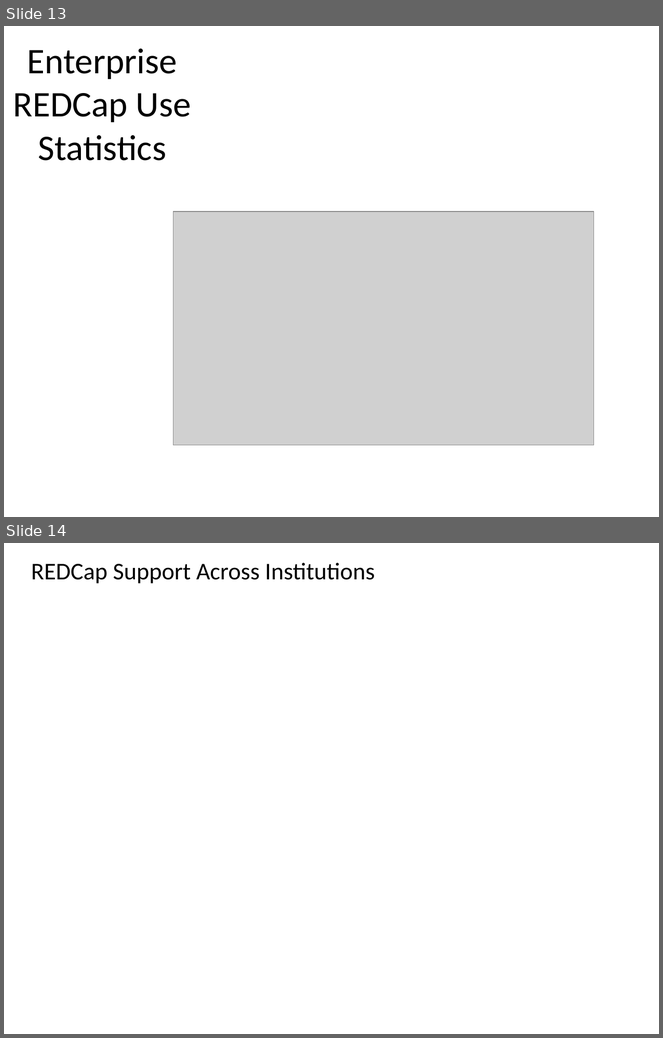
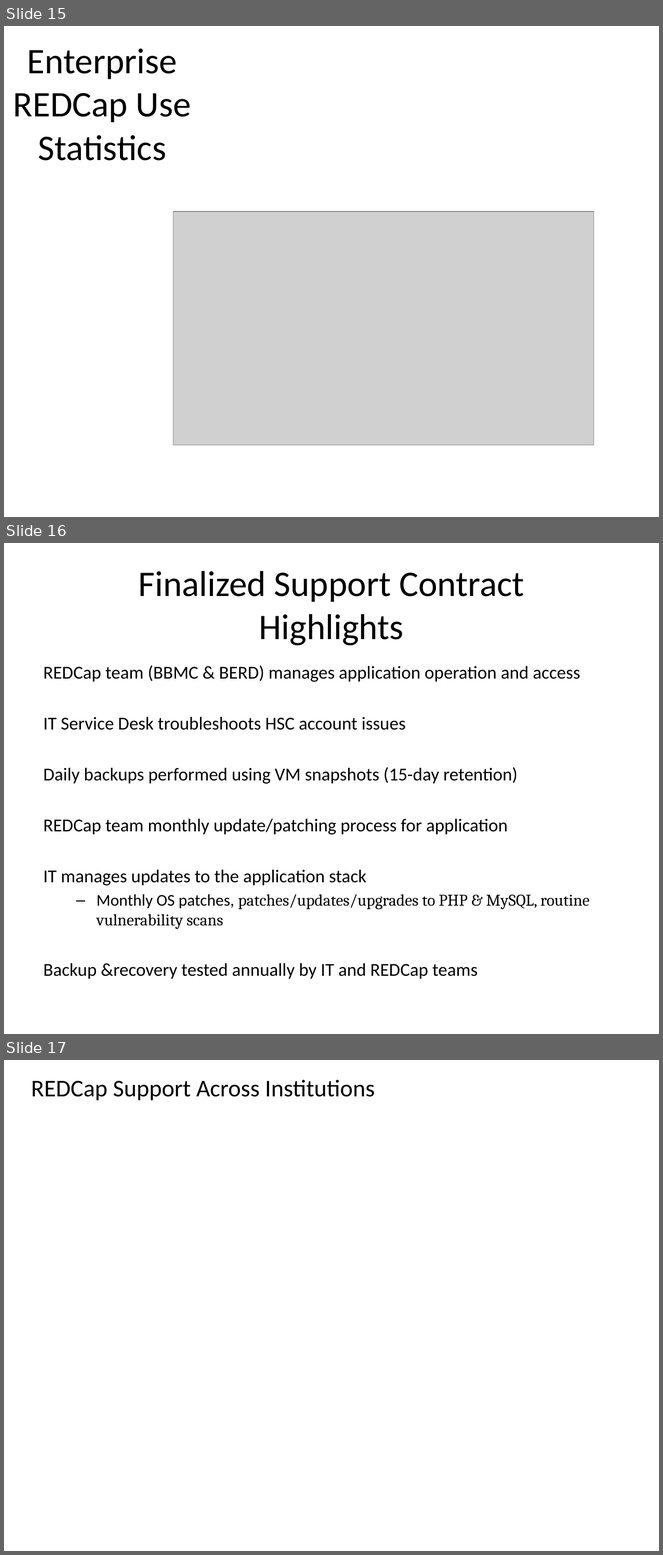
Before and after one commit to OuhscBbmc/RedcapGovernanceDocs, a slide deck: agendas/2016-04-redcap-governance-meeting.pptx. Shown one above the other, each under a label of ours: slides 13 and 14 before the commit, slides 15, 16 and 17 after it. The pictures are 663x1038 and 663x1555 pixels, drawn with LibreOffice and Linux fonts; fonts in the diff are those of the drawing; grey boxes stand for pictures; background and template pictures are left out. Boxes give left, top, right and bottom in pixels: in the first picture for what was removed or moved away, otherwise in the second. Text is boxed around its words. In the diff, an @@ line names an element or a change of style, - is before the commit and + after.

Commit message:
2016 agenda slides and support plan

```diff
--- a/agendas/2016-04-redcap-governance-meeting.pptx
+++ b/agendas/2016-04-redcap-governance-meeting.pptx
@@ slide 16 added at <box>4,543,659,1034</box>, background #FFFFFF @@
@@ title added at <box>138,571,525,645</box>, 39.6 pt, text #000000 @@
+Finalized Support Contract
+Highlights
@@ text added at <box>44,665,590,979</box>, 20 pt, text #000000 @@
+REDCap team (BBMC & BERD) manages application operation and access
+IT Service Desk troubleshoots HSC account issues
+Daily backups performed using VM snapshots (15-day retention)
+REDCap team monthly update/patching process for application
+IT manages updates to the application stack
+  – Monthly OS patches, patches/updates/upgrades to PHP & MySQL, routine vulnerability scans
+Backup &recovery tested annually by IT and REDCap teams
@@ what was slide 13 is now slide 15 @@
@@ what was slide 14 is now slide 17 @@
```
Also in this commit, not shown: 8 slides changed, 8 other slides added, 9 slides removed, 1 other file.
